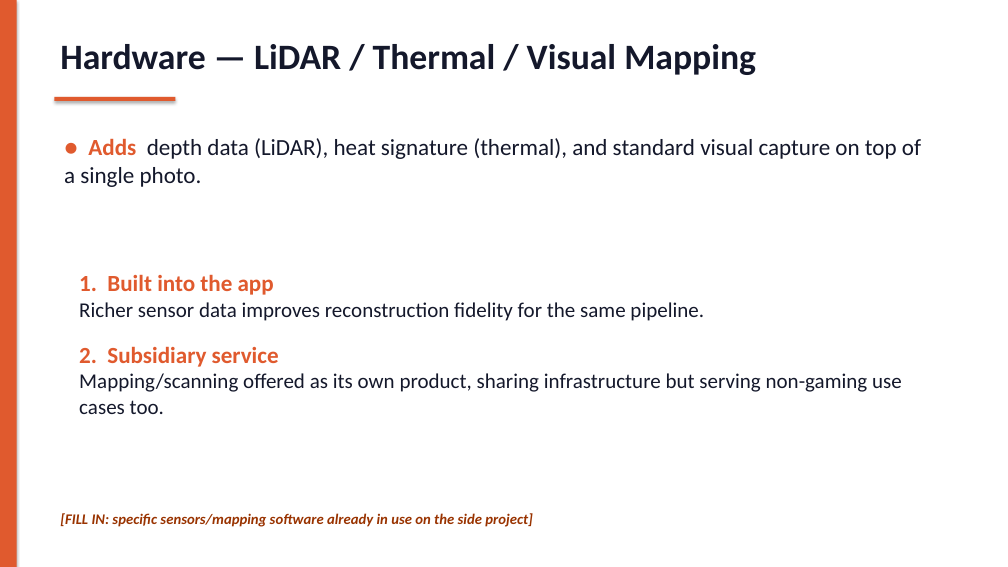
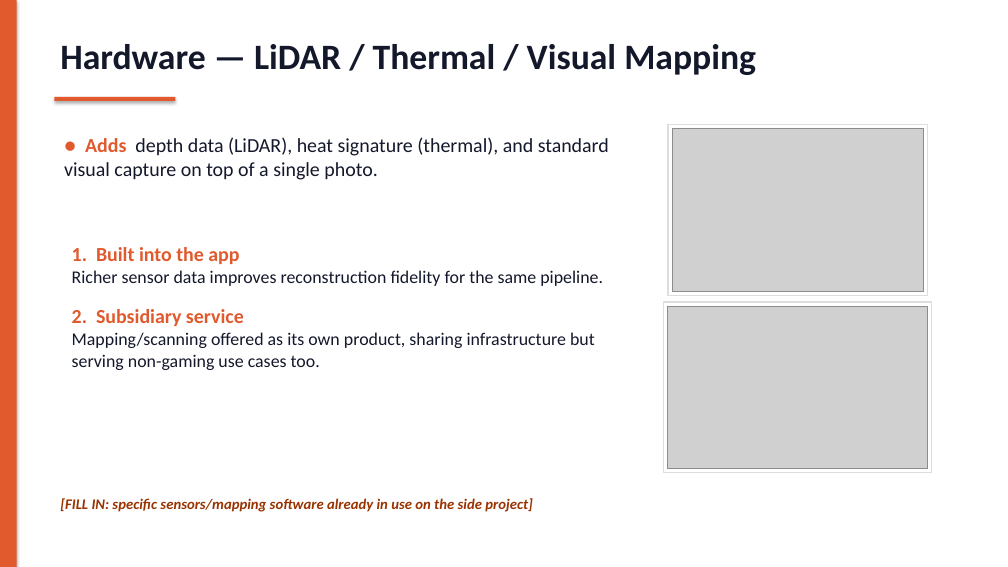
Before and after one commit to CesarSalcido06/SeniorProjectFall26, a slide deck: slide 10 of presentation.pptx. Drawn at 1008x567 pixels with LibreOffice and Linux fonts; fonts in the diff are those of the drawing; grey boxes stand for pictures. Boxes give left, top, right and bottom in pixels: in the first picture for what was removed or moved away, otherwise in the second. Text is boxed around its words. In the diff, an @@ line names an element or a change of style, - is before the commit and + after.

Commit message:
Add LiDAR/scan and Blender sculpt images to the deck
Background image on the Hardware section divider (dark overlay for
readability), side images on the problem-breakdown, hardware overview,
drone, LiDAR/thermal/visual, and build-it-ourselves slides.

```diff
--- a/presentation.pptx
+++ b/presentation.pptx
@@ text "● Adds depth data (LiDAR), ..." at <box>64,137,609,180</box>: size 22 to 19 pt @@
@@ rectangle added at <box>668,124,928,295</box>, fill #FFFFFF, outline #DDDDDD 1 pt @@
@@ picture added at <box>672,129,923,291</box> @@
@@ text "1. Built into the app": place and size @@
-text "1. Built into the app" at <box>79,274,902,414</box>
+text "1. Built into the app" at <box>72,247,603,370</box>
@@ text "1. Built into the app" at <box>72,247,603,370</box>: size 22 to 19 pt in "1. Built into the app", "2. Subsidiary service"; size 20 to 17 pt in "Richer sensor data improves reconstruction fidelity for ...", "Mapping/scanning offered as its own product, sharing ..."; less space between paragraphs @@
@@ rectangle added at <box>663,302,932,473</box>, fill #FFFFFF, outline #DDDDDD 1 pt @@
@@ picture added at <box>668,306,928,469</box> @@
@@ text "[FILL IN: specific sensors/mapping software ...": place and size @@
-text "[FILL IN: specific sensors/mapping software ..." at <box>60,513,533,527</box>
+text "[FILL IN: specific sensors/mapping software ..." at <box>60,498,533,512</box>
```
Also in this commit, not shown: 5 other slides changed, 7 other files.
